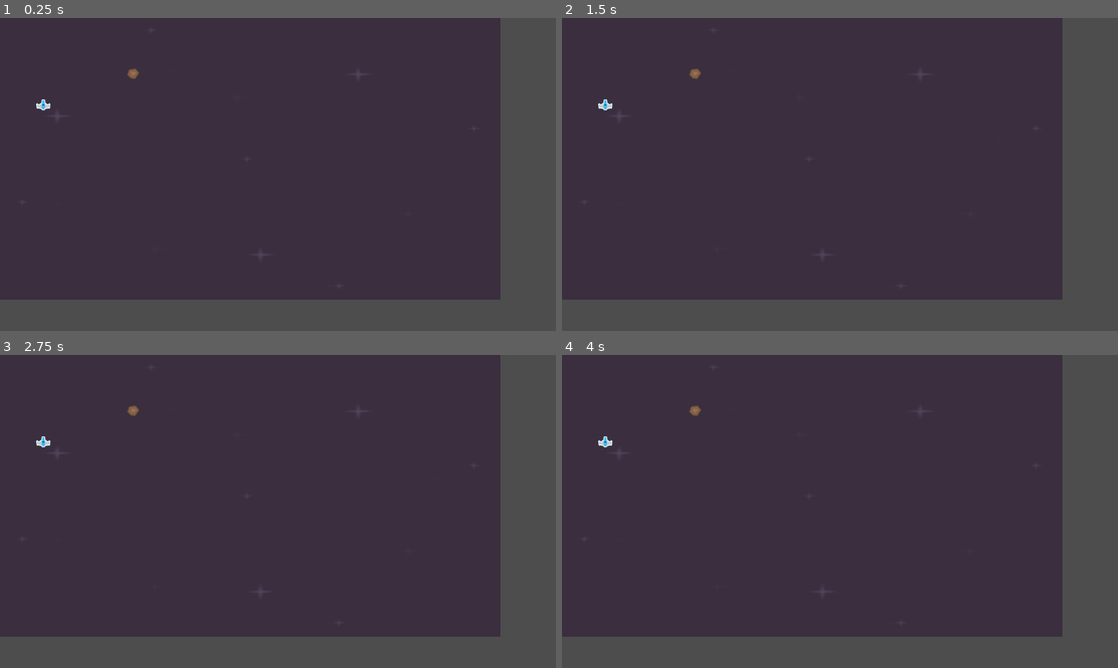
Above: before the commit, frames 1-4 (two rows, left to right).
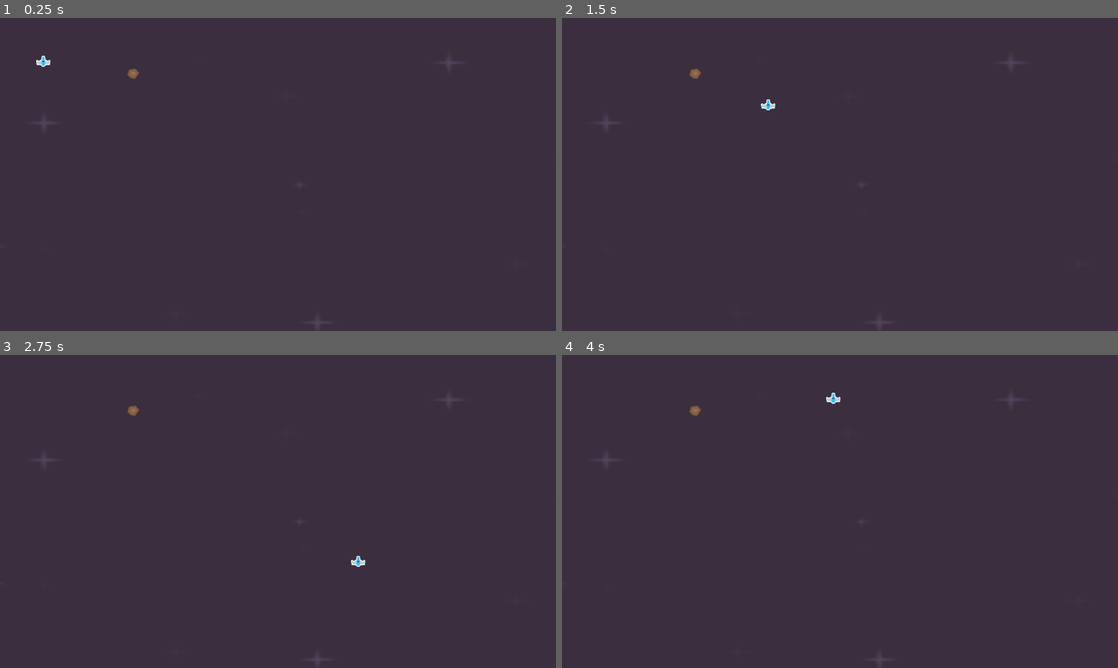
Above: after the commit, the same moments.

Repository: orca1233/gdlearn
Game: Godot game, scene res://Scenes/level.tscn
Two runs of this game, one before a commit and one after it. Both use one fixed random seed, a clock stepped at 60 frames per second and the inputs below.
Inputs:
- Up to frame 1 (0.25 s): no input
- Up to frame 2 (1.5 s): tap Enter at 0.5 s; hold D (right, bound only after the commit) 0.53-1.28 s; tap Space at 1.25 s; hold S (down, bound only after the commit) from 1.28 s (still down)
- Up to frame 3 (2.75 s): release S (down, bound only after the commit) at 2.03 s; hold D (right, bound only after the commit) from 2.03 s (still down)
- Up to frame 4 (4 s): tap Enter at 2.75 s; release D (right, bound only after the commit) at 2.78 s; hold W (up, bound only after the commit) 2.78-3.53 s; hold A (left, bound only after the commit) from 3.53 s (still down)

The runs differ from the first frame. In frame 1, 19% of the frame differs, in the area x 0-100%, y 0-100%; in frame 2, 19%; in frame 3, 19%; in frame 4, 19%.

Commit message:
https://youtu.be/8CrFk3tjsSY?si=5LBNTL21nPa8vG_v 실습(2/9)

Diff:
--- a/gdlearn/Scenes/level.tscn
+++ b/gdlearn/Scenes/level.tscn
@@ -7,8 +7,8 @@
 [node name="Level" type="Node2D"]
 
 [node name="BG" type="Sprite2D" parent="."]
-position = Vector2(575.99994, 324)
-scale = Vector2(4.5, 2.53125)
+position = Vector2(699, 383.00003)
+scale = Vector2(6.0527344, 3.6445313)
 texture = ExtResource("1_k5f4k")
 
 [node name="Player" parent="." instance=ExtResource("2_6phgx")]
--- a/gdlearn/Scenes/player.gd
+++ b/gdlearn/Scenes/player.gd
@@ -1,11 +1,13 @@
 extends Node2D
+@export var speed:= 500.0
 # 유형 이름과 일치
 
 # Called when the node enters the scene tree for the first time.
 func _ready() -> void:
-	pass # Replace with function body.
+	position = Vector2(100, 100)
 
 
 # Called every frame. 'delta' is the elapsed time since the previous frame.
 func _process(delta: float) -> void:
-	position = Vector2(100, 200)
+	var direction = Input.get_vector("left", "right", "up", "down")
+	position += direction * speed * delta
--- a/gdlearn/project.godot
+++ b/gdlearn/project.godot
@@ -20,6 +20,29 @@
 window/size/viewport_width=1280
 window/size/viewport_height=720
 
+[input]
+
+right={
+"deadzone": 0.2,
+"events": [Object(InputEventKey,"resource_local_to_scene":false,"resource_name":"","device":0,"window_id":0,"alt_pressed":false,"shift_pressed":false,"ctrl_pressed":false,"meta_pressed":false,"pressed":false,"keycode":0,"physical_keycode":68,"key_label":0,"unicode":0,"location":0,"echo":false,"script":null)
+]
+}
+left={
+"deadzone": 0.2,
+"events": [Object(InputEventKey,"resource_local_to_scene":false,"resource_name":"","device":0,"window_id":0,"alt_pressed":false,"shift_pressed":false,"ctrl_pressed":false,"meta_pressed":false,"pressed":false,"keycode":0,"physical_keycode":65,"key_label":0,"unicode":0,"location":0,"echo":false,"script":null)
+]
+}
+up={
+"deadzone": 0.2,
+"events": [Object(InputEventKey,"resource_local_to_scene":false,"resource_name":"","device":0,"window_id":0,"alt_pressed":false,"shift_pressed":false,"ctrl_pressed":false,"meta_pressed":false,"pressed":false,"keycode":0,"physical_keycode":87,"key_label":0,"unicode":0,"location":0,"echo":false,"script":null)
+]
+}
+down={
+"deadzone": 0.2,
+"events": [Object(InputEventKey,"resource_local_to_scene":false,"resource_name":"","device":-1,"window_id":0,"alt_pressed":false,"shift_pressed":false,"ctrl_pressed":false,"meta_pressed":false,"pressed":false,"keycode":0,"physical_keycode":83,"key_label":0,"unicode":115,"location":0,"echo":false,"script":null)
+]
+}
+
 [rendering]
 
 renderer/rendering_method="mobile"
